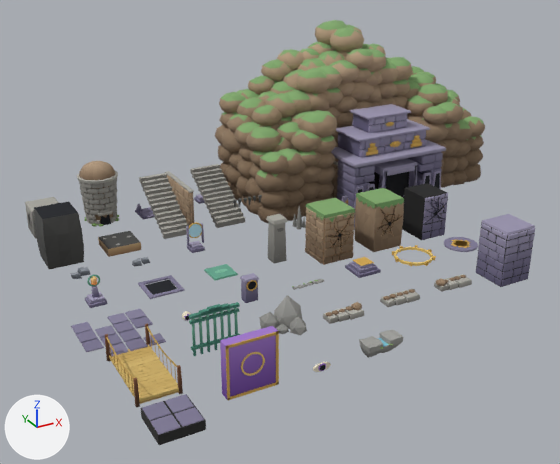
Before and after pictures for a commit that changed the Blender file art/blender/lugares.blend.
Both versions are drawn from a 50 mm camera at (-8.6, -45.6, 19.2) aimed at (10.9, -10.1, 1.5). Every picture has the same lights, and +X, +Y and +Z are marked at lower left. The picture after the commit comes second.
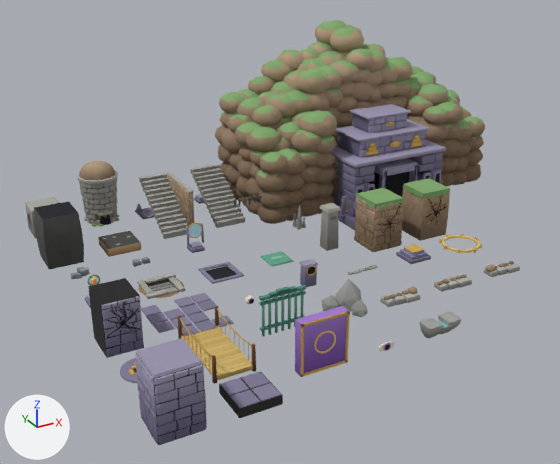
Pixel boxes (x1, y1, x2, y2) of what changed, in the pictures (560 x 464 px):
'santuario_pared', moved
    before: (476, 214, 535, 287)
    after: (135, 338, 207, 445)
'sello_losa', moved
    before: (220, 326, 279, 400)
    after: (295, 306, 350, 377)
'muro_agrietado_templo', moved
    before: (402, 183, 448, 240)
    after: (88, 278, 144, 358)
'muro_agrietado', moved
    before: (305, 198, 355, 265)
    after: (354, 188, 404, 252)
'puente', moved
    before: (105, 323, 183, 408)
    after: (178, 306, 256, 384)
'muro_agrietado_risco', moved
    before: (355, 188, 404, 252)
    after: (402, 178, 450, 241)
'santuario_piso', moved
    before: (141, 394, 206, 445)
    after: (219, 371, 283, 418)
'nicho_carcaj', moved
    before: (71, 309, 166, 356)
    after: (141, 293, 234, 336)
'reja', moved
    before: (189, 302, 240, 356)
    after: (259, 285, 306, 337)
'rocas_rincon', moved
    before: (259, 295, 307, 336)
    after: (321, 279, 367, 318)
'monolito', moved
    before: (266, 214, 288, 264)
    after: (320, 203, 341, 251)
'vertiente_pico', moved
    before: (359, 330, 404, 358)
    after: (420, 312, 462, 338)
'interruptor_marco', moved
    before: (138, 275, 185, 299)
    after: (198, 262, 244, 284)
'salto_e', surface changed, moved
    before: (323, 302, 364, 324)
    after: (380, 286, 420, 307)
'pedestal', moved
    before: (345, 257, 381, 278)
    after: (396, 244, 431, 264)
'ojo_pilar', moved
    before: (240, 273, 259, 303)
    after: (299, 259, 318, 287)
'hoyo_escalera', added
    after: (137, 273, 185, 299)
'portal_disco', moved
    before: (444, 237, 478, 252)
    after: (120, 358, 138, 383)
'interruptor_placa', moved
    before: (204, 264, 238, 281)
    after: (261, 251, 294, 267)
'portal_anillo', moved
    before: (392, 245, 436, 266)
    after: (439, 234, 482, 254)
'orilla_piedras', moved
    before: (292, 279, 324, 289)
    after: (348, 265, 378, 275)
'ojo_globo', moved
    before: (182, 311, 191, 321)
    after: (245, 295, 254, 304)
part 1 of me_salto_e, surface changed
    before: (323, 302, 364, 324)
    after: (394, 286, 419, 299)

The change, as a diff of the scene's bpy script:
```diff
--- a/art/blender/lugares.blend.py
+++ b/art/blender/lugares.blend.py
@@ me_salto_e @@
 me_salto_e.from_pydata(...)  # 96 vertices, 138 faces; spans x -0.99..1.08, y -0.37..0.46, z -0.24..0.37
+# me_salto_e part 1: texture (UV) coordinates of 78 of 138 faces, centred in x -0.97..1.03, y -0.35..0.43, z -0.24..0.24, changed; they spanned u 0.44..0.69, v 0.76..0.98 and now span u 0.44..0.69, v 0.76..0.99
 me_salto_e.materials.append(mat_paleta)
@@ ob_muro_agrietado @@
 ob_muro_agrietado = bpy.data.objects.new('muro_agrietado', me_muro_agrietado)
-ob_muro_agrietado.location = (14.0, -10.5, 0.0)
+ob_muro_agrietado.location = (17.5, -10.5, 0.0)
@@ ob_muro_agrietado_risco @@
 ob_muro_agrietado_risco = bpy.data.objects.new('muro_agrietado_risco', me_muro_agrietado_risco)
-ob_muro_agrietado_risco.location = (17.5, -10.5, 0.0)
+ob_muro_agrietado_risco.location = (21.0, -10.5, 0.0)
@@ ob_muro_agrietado_templo @@
 ob_muro_agrietado_templo = bpy.data.objects.new('muro_agrietado_templo', me_muro_agrietado_templo)
-ob_muro_agrietado_templo.location = (21.0, -10.5, 0.0)
+ob_muro_agrietado_templo.location = (0.0, -14.0, 0.0)
@@ ob_santuario_piso @@
 ob_santuario_piso = bpy.data.objects.new('santuario_piso', me_santuario_piso)
-ob_santuario_piso.location = (0.0, -21.0, 0.0)
+ob_santuario_piso.location = (3.5, -21.0, 0.0)
@@ ob_santuario_pared @@
 ob_santuario_pared = bpy.data.objects.new('santuario_pared', me_santuario_pared)
-ob_santuario_pared.location = (21.0, -17.5, 0.0)
+ob_santuario_pared.location = (0.0, -21.0, 0.0)
@@ ob_pedestal @@
 ob_pedestal = bpy.data.objects.new('pedestal', me_pedestal)
-ob_pedestal.location = (14.0, -14.0, 0.0)
+ob_pedestal.location = (17.5, -14.0, 0.0)
@@ ob_reja @@
 ob_reja = bpy.data.objects.new('reja', me_reja)
-ob_reja.location = (3.5, -17.5, 0.0)
+ob_reja.location = (7.0, -17.5, 0.0)
@@ ob_interruptor_marco @@
 ob_interruptor_marco = bpy.data.objects.new('interruptor_marco', me_interruptor_marco)
-ob_interruptor_marco.location = (3.5, -10.5, 0.0)
+ob_interruptor_marco.location = (7.0, -10.5, 0.0)
@@ ob_interruptor_placa @@
 ob_interruptor_placa = bpy.data.objects.new('interruptor_placa', me_interruptor_placa)
-ob_interruptor_placa.location = (7.0, -10.5, 0.0)
+ob_interruptor_placa.location = (10.5, -10.5, 0.0)
@@ ob_ojo_pilar @@
 ob_ojo_pilar = bpy.data.objects.new('ojo_pilar', me_ojo_pilar)
-ob_ojo_pilar.location = (7.0, -14.0, 0.0)
+ob_ojo_pilar.location = (10.5, -14.0, 0.0)
@@ ob_ojo_globo @@
 ob_ojo_globo = bpy.data.objects.new('ojo_globo', me_ojo_globo)
-ob_ojo_globo.location = (3.5, -14.0, 0.0)
+ob_ojo_globo.location = (7.0, -14.0, 0.0)
@@ ob_puente @@
 ob_puente = bpy.data.objects.new('puente', me_puente)
-ob_puente.location = (0.0, -17.5, 0.0)
+ob_puente.location = (3.5, -17.5, 0.0)
@@ ob_sello_losa @@
 ob_sello_losa = bpy.data.objects.new('sello_losa', me_sello_losa)
-ob_sello_losa.location = (3.5, -21.0, 0.0)
+ob_sello_losa.location = (7.0, -21.0, 0.0)
@@ ob_portal_disco @@
 ob_portal_disco = bpy.data.objects.new('portal_disco', me_portal_disco)
-ob_portal_disco.location = (21.0, -14.0, 0.0)
+ob_portal_disco.location = (0.0, -17.5, 0.0)
@@ ob_portal_anillo @@
 ob_portal_anillo = bpy.data.objects.new('portal_anillo', me_portal_anillo)
-ob_portal_anillo.location = (17.5, -14.0, 0.0)
+ob_portal_anillo.location = (21.0, -14.0, 0.0)
@@ ob_monolito @@
 ob_monolito = bpy.data.objects.new('monolito', me_monolito)
-ob_monolito.location = (10.5, -10.5, 0.0)
+ob_monolito.location = (14.0, -10.5, 0.0)
@@ ob_nicho_carcaj @@
 ob_nicho_carcaj = bpy.data.objects.new('nicho_carcaj', me_nicho_carcaj)
-ob_nicho_carcaj.location = (0.0, -14.0, 0.0)
+ob_nicho_carcaj.location = (3.5, -14.0, 0.0)
@@ ob_vertiente_pico @@
 ob_vertiente_pico = bpy.data.objects.new('vertiente_pico', me_vertiente_pico)
-ob_vertiente_pico.location = (10.5, -21.0, 0.0)
+ob_vertiente_pico.location = (14.0, -21.0, 0.0)
@@ ob_orilla_piedras @@
 ob_orilla_piedras = bpy.data.objects.new('orilla_piedras', me_orilla_piedras)
-ob_orilla_piedras.location = (10.5, -14.0, 0.0)
+ob_orilla_piedras.location = (14.0, -14.0, 0.0)
@@ ob_rocas_rincon @@
 ob_rocas_rincon = bpy.data.objects.new('rocas_rincon', me_rocas_rincon)
-ob_rocas_rincon.location = (7.0, -17.5, 0.0)
+ob_rocas_rincon.location = (10.5, -17.5, 0.0)
@@ ob_salto_e @@
 ob_salto_e = bpy.data.objects.new('salto_e', me_salto_e)
-ob_salto_e.location = (10.5, -17.5, 0.0)
+ob_salto_e.location = (14.0, -17.5, 0.0)
@@ ob_hoyo_escalera @@
+ob_hoyo_escalera = bpy.data.objects.new('hoyo_escalera', me_hoyo_escalera)  # 737 vertices, 705 faces; spans x -1.19..1.19, y -1.23..1.18, z -0.01..0.2; in mat_paleta (picture img_palette_png)
+ob_hoyo_escalera.location = (3.5, -10.5, 0.0)
```
